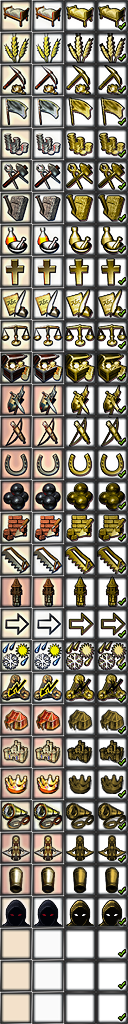
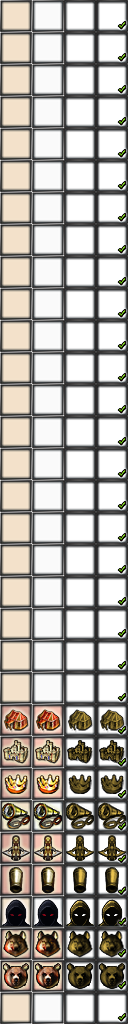
Layered file, before and after one edit (128×1024). Changes by layer:
painted on "FG" over (0, 0, 128, 992)
painted on "Highlight" over (0, 921, 126, 992)
added layer "BearFace" above "WolfFace" over (0, 921, 126, 992)
added layer "WolfFace" above "Executioner" over (0, 921, 126, 992)
painted on "Cannon.png" over (0, 921, 126, 992)
painted on "Ballista.png" over (0, 921, 126, 992)
painted on "Headquarter" over (0, 640, 128, 704)
painted on "Castle" over (0, 576, 128, 704)
painted on "Mercenary" over (0, 576, 128, 704)
painted on "BG2" over (0, 928, 64, 992)
painted on "BG" over (0, 0, 128, 992)
hid "Original", painted on it over (0, 0, 128, 704)
